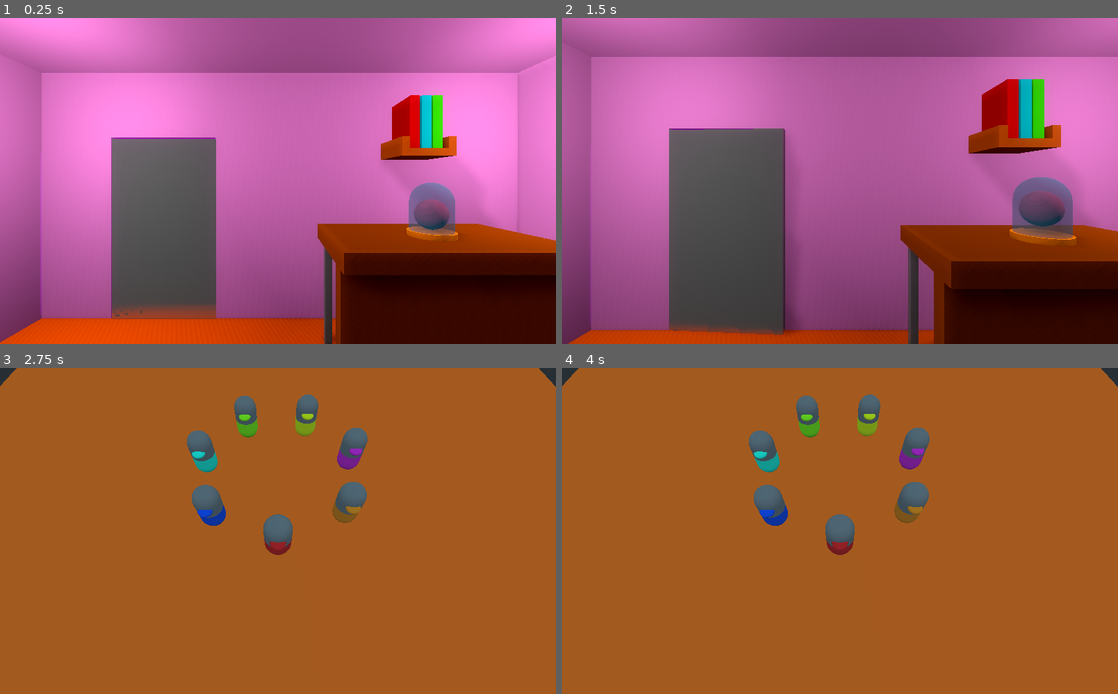
Above: before the commit, frames 1-4 (two rows, left to right).
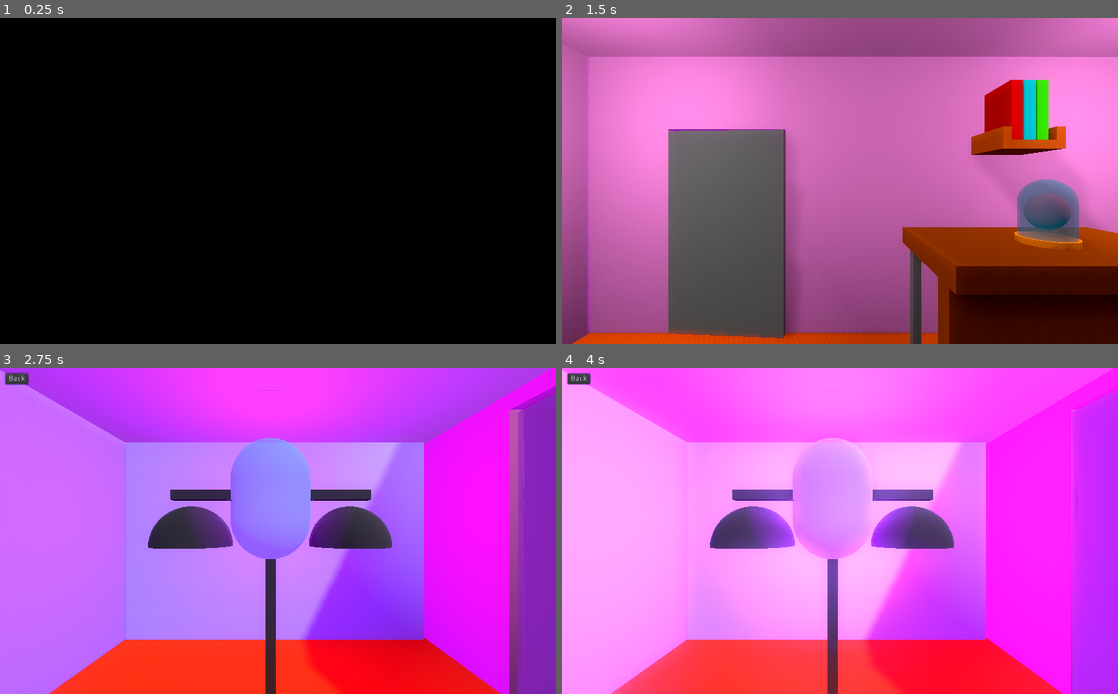
Above: after the commit, the same moments.

Repository: pedrotrschneider/mind-switches
Game: Godot game, scene res://scenes/app/app.tscn
Same seed, same stepped clock (60 frames per second), same inputs: the game is played once before the commit and once after it.
Inputs (mouse positions are in pixels of both pictures, inside the frame that each line leads up to):
- Up to frame 1 (0.25 s): no input
- Up to frame 2 (1.5 s): move the mouse to (962, 164) at 0.52 s; click (962, 164) at 0.67 s; tap Enter at 1.25 s; move the mouse to (728, 197) at 1.27 s; click (728, 197) at 1.42 s
- Up to frame 3 (2.75 s): move the mouse to (333, 459) at 2.02 s; click (333, 459) at 2.17 s
- Up to frame 4 (4 s): move the mouse to (812, 596) at 2.77 s; click (812, 596) at 2.92 s; move the mouse to (1006, 579) at 3.52 s; click (1006, 579) at 3.67 s

The runs differ from the first frame. In frame 1, 100% of the frame differs, in the area x 0-100%, y 0-100%; in frame 2, 45%; in frame 3, 100%; in frame 4, 100%.

Commit message:
✨ Implement level feature 3️⃣ - Add sandbox selection scene - Some changes on the main menu

Diff:
--- a/resources/level_data/level_data.gd
+++ b/resources/level_data/level_data.gd
@@ -5,3 +5,5 @@
 export(Enums.LevelType) var level_type;
 export(int) var num_bodies;
 export(Array, Color) var colors;
+export(Array, int) var initial_minds;
+export(Array, Array) var initial_switches;
--- /dev/null
+++ b/resources/level_data/sandbox_level.tres
@@ -0,0 +1,11 @@
+[gd_resource type="Resource" load_steps=2 format=2]
+
+[ext_resource path="res://resources/level_data/level_data.gd" type="Script" id=1]
+
+[resource]
+script = ExtResource( 1 )
+level_type = 1
+num_bodies = 0
+colors = [  ]
+initial_minds = [  ]
+initial_switches = [  ]
--- a/resources/level_data/test_level.tres
+++ b/resources/level_data/test_level.tres
@@ -7,3 +7,5 @@
 level_type = 1
 num_bodies = 7
 colors = [ Color( 0.890196, 0.129412, 0.129412, 1 ), Color( 0.027451, 0.305882, 0.87451, 1 ), Color( 0.105882, 0.94902, …(228 unchanged characters)…
+initial_minds = [ 0, 1, 2, 3, 4, 5, 6, 7, 8 ]
+initial_switches = [  ]
--- a/scenes/app/app.gd
+++ b/scenes/app/app.gd
@@ -2,19 +2,22 @@
 
 var _garbage;
 
+export(Resource) onready var _runtime_data = _runtime_data as RuntimeData;
 export(NodePath) onready var _animation_player = get_node(_animation_player) as AnimationPlayer;
 export(NodePath) onready var _fade_rect = get_node(_fade_rect) as ColorRect;
 
 onready var _main_menu_res: Resource = preload("res://scenes/main_menu_scenes/main_menu/main_menu.tscn");
 onready var _level_res: Resource = preload("res://scenes/game_scenes/level/level.tscn");
+onready var _sandbox_creator_res: Resource = preload("res://scenes/game_scenes/sandbox_level_creator/sandbox_level_creator.tscn");
 
 func _ready():
+	_garbage = GameEvents.connect("go_to_level", self, "_on_go_to_level");
+	_garbage = GameEvents.connect("go_to_sandbox_creator", self, "_on_go_to_sandbox_creator");
+	_garbage = GameEvents.connect("fade_in", self, "_on_fade_in");
+	_garbage = GameEvents.connect("fade_out", self, "_on_fade_out");
+
 	var main_menu_instance = _main_menu_res.instance();
 	self.add_child(main_menu_instance);
-
-	_garbage = GameEvents.connect("go_to_level", self, "_on_go_to_level");
-	_garbage = GameEvents.connect("fade_in", self, "_on_fade_in");
-	_garbage = GameEvents.connect("fade_out", self, "_on_fade_out");
 
 
 func _on_fade_in(duration: float) -> void:
@@ -31,8 +34,19 @@
 	_fade_rect.hide();
 
 
-func _on_go_to_level() -> void:
+func _on_go_to_level(level_data: LevelData) -> void:
 	self.get_child(get_child_count() - 1).queue_free();
 
 	var level_instance = _level_res.instance();
+	level_instance.level_data = level_data;
 	self.add_child(level_instance);
+
+
+func _on_go_to_sandbox_creator() -> void:
+	self.get_child(get_child_count() - 1).queue_free();
+
+	var sandbox_creator_instance = _sandbox_creator_res.instance();
+	self.add_child(sandbox_creator_instance);
+
+	_runtime_data.current_gameplay_state = Enums.GameplayStates.LEVEL;
+	_runtime_data.current_level_state = Enums.LevelStates.SELECTING;
--- a/scenes/app/app.tscn
+++ b/scenes/app/app.tscn
@@ -1,10 +1,11 @@
-[gd_scene load_steps=8 format=2]
+[gd_scene load_steps=9 format=2]
 
 [ext_resource path="res://scenes/app/app.gd" type="Script" id=1]
 [ext_resource path="res://scenes/app/back_button.gd" type="Script" id=2]
 [ext_resource path="res://scenes/app/confirm_button.gd" type="Script" id=3]
 [ext_resource path="res://scenes/app/finish_switches.gd" type="Script" id=4]
 [ext_resource path="res://scenes/app/reset_minds.gd" type="Script" id=5]
+[ext_resource path="res://resources/runtime_data/runtime_data.tres" type="Resource" id=6]
 
 [sub_resource type="Animation" id=1]
 resource_name = "FadeIn"
@@ -15,10 +16,10 @@
 tracks/0/imported = false
 tracks/0/enabled = true
 tracks/0/keys = {
-"times": PoolRealArray( 0, 1 ),
-"transitions": PoolRealArray( 1, 1 ),
+"times": PoolRealArray( 0, 0.3, 1 ),
+"transitions": PoolRealArray( 1, 1, 1 ),
 "update": 0,
-"values": [ Color( 0, 0, 0, 1 ), Color( 0, 0, 0, 0 ) ]
+"values": [ Color( 0, 0, 0, 1 ), Color( 0, 0, 0, 1 ), Color( 0, 0, 0, 0 ) ]
 }
 
 [sub_resource type="Animation" id=2]
@@ -37,6 +38,7 @@
 
 [node name="App" type="Spatial"]
 script = ExtResource( 1 )
+_runtime_data = ExtResource( 6 )
 _animation_player = NodePath("AnimationPlayer")
 _fade_rect = NodePath("CanvasLayer/Fade")
 
@@ -94,7 +96,7 @@
 visible = false
 anchor_right = 1.0
 anchor_bottom = 1.0
-color = Color( 0, 0, 0, 0 )
+color = Color( 0, 0, 0, 1 )
 __meta__ = {
 "_edit_use_anchors_": false
 }
--- a/scenes/game_scenes/level/level.gd
+++ b/scenes/game_scenes/level/level.gd
@@ -3,12 +3,11 @@
 var _garbage;
 
 export(Resource) onready var _runtime_data = _runtime_data as RuntimeData;
-export(Resource) onready var _level_data = _level_data as LevelData;
 export(NodePath) onready var _center_position = get_node(_center_position) as Position3D;
 export(NodePath) onready var _extra1_position = get_node(_extra1_position) as Position3D;
 export(NodePath) onready var _extra2_position = get_node(_extra2_position) as Position3D;
 
-
+var level_data:LevelData;
 onready var _body_scene_res: Resource = preload("res://scenes/game_scenes/body/body.tscn");
 var _num_bodies: int;
 var _colors = [];
@@ -27,14 +26,19 @@
 	_garbage = GameEvents.connect("finish_switches_button_pressed", self, "_on_finish_switches_button_pressed");
 	_garbage = GameEvents.connect("reset_minds_button_pressed", self, "_on_reset_minds_button_pressed");
 
-	_num_bodies = _level_data.num_bodies;
-	_colors = _level_data.colors;
+	_num_bodies = level_data.num_bodies;
+	_colors = level_data.colors;
 
 	_bodies.resize(_num_bodies + 2);
 	_minds.resize(_num_bodies + 2);
 
+	_minds = level_data.initial_minds;
+	for b in (_num_bodies + 2):
+		_bodies[b] = b;
+	_switches_buffer = level_data.initial_switches;
+
 	var r: float = 5;
-	var sep: float = 360 / _num_bodies;
+	var sep: float = 360.0 / float(_num_bodies);
 	var a: float = 0;
 	for b in _num_bodies:
 		var posX: float = _center_position.global_transform.origin.x + r * cos(deg2rad(a));
@@ -46,10 +50,6 @@
 		body_instance.index = b;
 		body_instance.mind_color = _colors[b];
 		body_instance.body_color = _colors[b];
-#		body_instance.look_at(_center_position.global_transform.origin, Vector3.UP);
-
-		_bodies[b] = b;
-		_minds[b] = b;
 
 		a += sep;
 
@@ -60,8 +60,6 @@
 	body_instance.mind_color = _colors[_num_bodies];
 	body_instance.body_color = _colors[_num_bodies];
 	body_instance.hide();
-	_bodies[_num_bodies] = _num_bodies;
-	_minds[_num_bodies] = _num_bodies;
 
 	body_instance = _body_scene_res.instance();
 	self.add_child(body_instance);
@@ -70,8 +68,9 @@
 	body_instance.mind_color = _colors[_num_bodies + 1];
 	body_instance.body_color = _colors[_num_bodies + 1];
 	body_instance.hide();
-	_bodies[_num_bodies + 1] = _num_bodies + 1;
-	_minds[_num_bodies + 1] = _num_bodies + 1;
+
+	if(level_data.level_type == Enums.LevelType.LEVEL):
+		_on_finish_switches_button_pressed();
 
 
 func _on_body_selected(index) -> void:
--- /dev/null
+++ b/scenes/game_scenes/sandbox_level_creator/sandbox_level_creator.gd
@@ -0,0 +1,39 @@
+extends Control
+
+export(NodePath) onready var _text_input = get_node(_text_input) as LineEdit;
+export(Resource) onready var _level_data = _level_data as LevelData;
+
+var _colors = [
+	Color.red,
+	Color.blue,
+	Color.green,
+	Color.cyan,
+	Color.purple,
+	Color.pink,
+	Color.brown,
+	Color.gray,
+	Color.black,
+	Color.white,
+	Color.orange,
+	Color.aliceblue
+];
+
+
+func _ready() -> void:
+	GameEvents.emit_fade_in_signal(0.6);
+
+
+func _on_Button_pressed():
+	var num_bodies: int = int(_text_input.text);
+	_level_data.num_bodies = num_bodies;
+	_level_data.colors.resize(num_bodies + 2);
+	_level_data.initial_minds.resize(num_bodies + 2);
+
+	for b in (num_bodies + 2):
+		_level_data.colors[b] = _colors[b];
+		_level_data.initial_minds[b] = b;
+
+	_level_data.initial_switches = [];
+	GameEvents.emit_fade_out_signal(0.6);
+	yield(get_tree().create_timer(0.6), "timeout");
+	GameEvents.emit_go_to_level_signal(_level_data);
--- /dev/null
+++ b/scenes/game_scenes/sandbox_level_creator/sandbox_level_creator.tscn
@@ -0,0 +1,45 @@
+[gd_scene load_steps=3 format=2]
+
+[ext_resource path="res://scenes/game_scenes/sandbox_level_creator/sandbox_level_creator.gd" type="Script" id=1]
+[ext_resource path="res://resources/level_data/sandbox_level.tres" type="Resource" id=2]
+
+[node name="SandboxLevelCreator" type="Control"]
+anchor_right = 1.0
+anchor_bottom = 1.0
+script = ExtResource( 1 )
+__meta__ = {
+"_edit_use_anchors_": false
+}
+_text_input = NodePath("LineEdit")
+_level_data = ExtResource( 2 )
+
+[node name="Label" type="Label" parent="."]
+margin_left = 338.801
+margin_top = 238.708
+margin_right = 502.801
+margin_bottom = 252.708
+text = "Select number of bodies: "
+__meta__ = {
+"_edit_use_anchors_": false
+}
+
+[node name="LineEdit" type="LineEdit" parent="."]
+margin_left = 501.652
+margin_top = 238.708
+margin_right = 559.651
+margin_bottom = 262.708
+
+[node name="Button" type="Button" parent="."]
+anchor_left = 1.0
+anchor_top = 1.0
+anchor_right = 1.0
+anchor_bottom = 1.0
+margin_left = -79.1436
+margin_top = -35.874
+margin_right = -17.1436
+margin_bottom = -15.874
+text = "Confirm"
+__meta__ = {
+"_edit_use_anchors_": false
+}
+[connection signal="pressed" from="Button" to="." method="_on_Button_pressed"]
--- a/scenes/main_menu_scenes/brain/brain.tscn
+++ b/scenes/main_menu_scenes/brain/brain.tscn
@@ -1,16 +1,33 @@
-[gd_scene load_steps=7 format=2]
+[gd_scene load_steps=9 format=2]
 
-[sub_resource type="CylinderMesh" id=6]
+[sub_resource type="CylinderMesh" id=1]
 height = 0.3
 
 [sub_resource type="SpatialMaterial" id=2]
 albedo_color = Color( 1, 0.560784, 0, 1 )
 
 [sub_resource type="SpatialMaterial" id=3]
+flags_transparent = true
+albedo_color = Color( 0, 0.847059, 1, 0.623529 )
+metallic = 0.79
+
+[sub_resource type="CapsuleMesh" id=4]
+radius = 0.9
+mid_height = 3.0
+
+[sub_resource type="SpatialMaterial" id=5]
+flags_transparent = true
+albedo_color = Color( 0.239216, 0.980392, 1, 0.301961 )
+metallic = 0.79
+
+[sub_resource type="CapsuleMesh" id=6]
+radius = 0.8
+mid_height = 3.0
+
+[sub_resource type="SpatialMaterial" id=7]
 albedo_color = Color( 1, 0.4, 0.623529, 1 )
 
-[sub_resource type="Animation" id=4]
-resource_name = "FloatingBrain"
+[sub_resource type="Animation" id=8]
 length = 4.0
 loop = true
 tracks/0/type = "value"
@@ -26,38 +43,39 @@
 "values": [ Vector3( 0, 0.871115, 0 ), Vector3( 0, 1.22328, 0 ), Vector3( 0, 0.871115, 0 ) ]
 }
 
-[sub_resource type="SpatialMaterial" id=1]
-flags_transparent = true
-albedo_color = Color( 0, 0.847059, 1, 0.623529 )
-metallic = 0.79
-
-[sub_resource type="CapsuleMesh" id=5]
-radius = 0.9
-mid_height = 3.0
-
 [node name="Brain" type="Spatial"]
 
 [node name="Base" type="MeshInstance" parent="."]
+mesh = SubResource( 1 )
+material/0 = SubResource( 2 )
+
+[node name="Glass" type="CSGMesh" parent="."]
+transform = Transform( 1, 0, 0, 0, -1.62921e-07, -1, 0, 1, -1.62921e-07, 0, 0, 0 )
+material_override = SubResource( 3 )
+mesh = SubResource( 4 )
+
+[node name="CSGBox" type="CSGBox" parent="Glass"]
+transform = Transform( 1, 0, 0, 0, 1, 0, 0, 0, 1, 0, 2.13224e-07, 1.30876 )
+operation = 2
+depth = 2.44018
+
+[node name="Glass2" type="CSGMesh" parent="."]
+transform = Transform( 1, 0, 0, 0, -1.62921e-07, -1, 0, 1, -1.62921e-07, 0, 0, 0 )
+material_override = SubResource( 5 )
 mesh = SubResource( 6 )
-material/0 = SubResource( 2 )
+
+[node name="CSGBox" type="CSGBox" parent="Glass2"]
+transform = Transform( 1, 0, 0, 0, 1, 0, 0, 0, 1, 0, 2.13224e-07, 1.30876 )
+operation = 2
+depth = 2.44018
 
 [node name="Brain" type="CSGSphere" parent="."]
 transform = Transform( 1, 0, 0, 0, 1, 0, 0, 0, 1, 0, 0.871115, 0 )
-material_override = SubResource( 3 )
+material_override = SubResource( 7 )
 radius = 0.7
 radial_segments = 32
 rings = 16
 
 [node name="AnimationPlayer" type="AnimationPlayer" parent="."]
 autoplay = "FloatingBrain"
-anims/FloatingBrain = SubResource( 4 )
-
-[node name="Glass" type="CSGMesh" parent="."]
-transform = Transform( 1, 0, 0, 0, -1.62921e-07, -1, 0, 1, -1.62921e-07, 0, 0, 0 )
-material_override = SubResource( 1 )
-mesh = SubResource( 5 )
-
-[node name="CSGBox" type="CSGBox" parent="Glass"]
-transform = Transform( 1, 0, 0, 0, 1, 0, 0, 0, 1, 0, 2.13224e-07, 1.30876 )
-operation = 2
-depth = 2.44018
+anims/FloatingBrain = SubResource( 8 )
--- a/scenes/main_menu_scenes/door/door.gd
+++ b/scenes/main_menu_scenes/door/door.gd
@@ -1,10 +1,14 @@
 extends Spatial
+
+var _garbage;
 
 export(Resource) onready var _runtime_data = _runtime_data as RuntimeData;
 export(NodePath) onready var _animation_player = get_node(_animation_player) as AnimationPlayer;
 
 
 func _ready() -> void:
+	_garbage = GameEvents.connect("open_door", self, "_on_open_door");
+	_garbage = GameEvents.connect("close_door", self, "_on_close_door");
 	pass
 
 
@@ -28,3 +32,11 @@
 				GameEvents.emit_door_selected_signal();
 				_runtime_data.current_gameplay_state = Enums.GameplayStates.ANIMATING;
 				_runtime_data.current_main_menu_state = Enums.MainMenuState.DOOR_SELECTED;
+
+
+func _on_open_door() -> void:
+	_animation_player.play("DoorOpen");
+
+
+func _on_close_door() -> void:
+	_animation_player.play_backwards("DoorOpen");
--- /dev/null
+++ b/scenes/main_menu_scenes/machine/machine.gd
@@ -0,0 +1,23 @@
+extends CSGBox
+
+export(Resource) onready var _runtime_data = _runtime_data as RuntimeData;
+
+
+func _ready():
+	pass
+
+
+func _on_HelmetArea1_input_event(_camera, event, _click_position, _click_normal, _shape_idx):
+	if(_runtime_data.current_gameplay_state == Enums.GameplayStates.MAIN_MENU\
+		&& _runtime_data.current_main_menu_state == Enums.MainMenuState.SELECTING_LEVEL_TYPE):
+		if(event is InputEventMouseButton):
+			if(event.button_index == BUTTON_LEFT && event.pressed):
+				GameEvents.emit_game_type_sandbox_selected_signal();
+
+
+func _on_HelmetAera2_input_event(_camera, event, _click_position, _click_normal, _shape_idx):
+	if(_runtime_data.current_gameplay_state == Enums.GameplayStates.MAIN_MENU\
+		&& _runtime_data.current_main_menu_state == Enums.MainMenuState.SELECTING_LEVEL_TYPE):
+		if(event is InputEventMouseButton):
+			if(event.button_index == BUTTON_LEFT && event.pressed):
+				GameEvents.emit_game_type_level_selected_signal();
--- /dev/null
+++ b/scenes/main_menu_scenes/machine/machine.tscn
@@ -0,0 +1,97 @@
+[gd_scene load_steps=8 format=2]
+
+[ext_resource path="res://scenes/main_menu_scenes/machine/machine.gd" type="Script" id=1]
+[ext_resource path="res://resources/runtime_data/runtime_data.tres" type="Resource" id=2]
+
+[sub_resource type="SpatialMaterial" id=1]
+albedo_color = Color( 0.411765, 0.411765, 0.411765, 1 )
+metallic = 0.52
+metallic_specular = 0.64
+
+[sub_resource type="CapsuleMesh" id=2]
+
+[sub_resource type="SpatialMaterial" id=3]
+flags_transparent = true
+albedo_color = Color( 0.321569, 0.823529, 1, 0.533333 )
+
+[sub_resource type="SphereShape" id=6]
+
+[sub_resource type="SphereShape" id=7]
+
+[node name="Machine" type="CSGBox"]
+transform = Transform( 1, 0, 0, 0, 1, 0, 0, 0, 1, 0, 2.5, 0 )
+cast_shadow = 0
+width = 0.25
+height = 5.0
+depth = 0.25
+material = SubResource( 1 )
+script = ExtResource( 1 )
+_runtime_data = ExtResource( 2 )
+
+[node name="Container" type="CSGMesh" parent="."]
+transform = Transform( 1, 0, 0, 0, -1.62921e-07, -1, 0, 1, -1.62921e-07, 0, 2.37969, 0 )
+cast_shadow = 0
+mesh = SubResource( 2 )
+material = SubResource( 3 )
+
+[node name="HorBeam" type="CSGBox" parent="."]
+transform = Transform( 1, 0, 0, 0, 1, 0, 0, 0, 1, 0, 2.5, 0 )
+cast_shadow = 0
+width = 0.25
+height = 0.25
+depth = 5.0
+material = SubResource( 1 )
+
+[node name="Helmet1" type="CSGSphere" parent="."]
+transform = Transform( 1, 0, 0, 0, 1, 0, 0, 0, 1, 0, 1.21009, 1.97707 )
+cast_shadow = 0
+radial_segments = 32
+rings = 32
+material = SubResource( 1 )
+
+[node name="CSGBox" type="CSGBox" parent="Helmet1"]
+transform = Transform( 1, 0, 0, 0, 1, 0, 0, 0, 1, 0, -1, 0 )
+cast_shadow = 0
+operation = 2
+material = SubResource( 1 )
+
+[node name="CSGSphere" type="CSGSphere" parent="Helmet1"]
+cast_shadow = 0
+operation = 2
+radius = 0.9
+radial_segments = 32
+rings = 32
+material = SubResource( 1 )
+
+[node name="HelmetArea1" type="Area" parent="Helmet1"]
+
+[node name="CollisionShape" type="CollisionShape" parent="Helmet1/HelmetArea1"]
+shape = SubResource( 6 )
+
+[node name="Helmet2" type="CSGSphere" parent="."]
+transform = Transform( 1, 0, 0, 0, 1, 0, 0, 0, 1, 0, 1.21, -1.977 )
+cast_shadow = 0
+radial_segments = 32
+rings = 32
+material = SubResource( 1 )
+
+[node name="CSGBox" type="CSGBox" parent="Helmet2"]
+transform = Transform( 1, 0, 0, 0, 1, 0, 0, 0, 1, 0, -1, 0 )
+cast_shadow = 0
+operation = 2
+material = SubResource( 1 )
+
+[node name="CSGSphere" type="CSGSphere" parent="Helmet2"]
+cast_shadow = 0
+operation = 2
+radius = 0.9
+radial_segments = 32
+rings = 32
+material = SubResource( 1 )
+
+[node name="HelmetAera2" type="Area" parent="Helmet2"]
+
+[node name="CollisionPolygon" type="CollisionShape" parent="Helmet2/HelmetAera2"]
+shape = SubResource( 7 )
+[connection signal="input_event" from="Helmet1/HelmetArea1" to="." method="_on_HelmetArea1_input_event"]
+[connection signal="input_event" from="Helmet2/HelmetAera2" to="." method="_on_HelmetAera2_input_event"]
--- a/scenes/main_menu_scenes/main_menu/main_menu.gd
+++ b/scenes/main_menu_scenes/main_menu/main_menu.gd
@@ -11,6 +11,10 @@
 	_garbage = GameEvents.connect("bookshelf_selectd", self, "_on_bookshelf_selectd");
 	_garbage = GameEvents.connect("book_selected", self, "_on_book_selected");
 	_garbage = GameEvents.connect("door_selected", self, "_on_door_selected");
+	_garbage = GameEvents.connect("game_type_level_selected", self, "_on_game_type_level_selected");
+	_garbage = GameEvents.connect("game_type_sandbox_selected", self, "_on_game_type_sandbox_selected");
+
+	GameEvents.emit_fade_in_signal(1);
 
 
 func _on_back_button_pressed() -> void:
@@ -19,6 +23,15 @@
 			_camera_animation_player.play_backwards("SelectedShelf");
 		elif(_runtime_data.current_main_menu_state == Enums.MainMenuState.BOOK_SELECTED):
 			_camera_animation_player.play_backwards("BookSelected");
+	elif(_runtime_data.current_gameplay_state == Enums.GameplayStates.MAIN_MENU):
+		if(_runtime_data.current_main_menu_state == Enums.MainMenuState.SELECTING_LEVEL_TYPE):
+			GameEvents.emit_hide_back_button_signal();
+			GameEvents.emit_open_door_signal();
+			yield(get_tree().create_timer(0.2), "timeout");
+			_camera_animation_player.play_backwards("DoorSelected");
+			yield(_camera_animation_player, "animation_finished");
+			_runtime_data.current_main_menu_state = Enums.MainMenuState.SELECTING;
+			GameEvents.emit_close_door_signal();
 
 
 func _on_bookshelf_selectd() -> void:
@@ -37,8 +50,20 @@
 
 
 func _on_door_selected() -> void:
-	GameEvents.emit_fade_out_signal(0.6);
 	_camera_animation_player.play("DoorSelected");
 	yield(_camera_animation_player, "animation_finished");
-	_runtime_data.current_gameplay_state = Enums.GameplayStates.LEVEL;
-	GameEvents.emit_go_to_level_signal();
+	GameEvents.emit_close_door_signal();
+	_runtime_data.current_gameplay_state = Enums.GameplayStates.MAIN_MENU;
+	_runtime_data.current_main_menu_state = Enums.MainMenuState.SELECTING_LEVEL_TYPE;
+	GameEvents.emit_show_back_button_signal();
+
+
+func _on_game_type_level_selected() -> void:
+	print("game type level selected");
+
+
+func _on_game_type_sandbox_selected() -> void:
+	GameEvents.emit_hide_back_button_signal();
+	GameEvents.emit_fade_out_signal(0.6);
+	yield(get_tree().create_timer(0.6), "timeout");
+	GameEvents.emit_go_to_sandbox_creator_signal();
--- a/scenes/main_menu_scenes/main_menu/main_menu.tscn
+++ b/scenes/main_menu_scenes/main_menu/main_menu.tscn
@@ -8,6 +8,7 @@
 [ext_resource path="res://scenes/main_menu_scenes/main_menu/main_menu.gd" type="Script" id=6]
 [ext_resource path="res://scenes/main_menu_scenes/table/table.tscn" type="PackedScene" id=7]
 [ext_resource path="res://scenes/main_menu_scenes/brain/brain.tscn" type="PackedScene" id=8]
+[ext_resource path="res://scenes/main_menu_scenes/machine/machine.tscn" type="PackedScene" id=9]
 
 [sub_resource type="Animation" id=1]
 length = 0.4
@@ -41,7 +42,6 @@
 }
 
 [sub_resource type="Animation" id=3]
-length = 0.6
 tracks/0/type = "value"
 tracks/0/path = NodePath("Camera:translation")
 tracks/0/interp = 1
@@ -49,10 +49,22 @@
 tracks/0/imported = false
 tracks/0/enabled = true
 tracks/0/keys = {
-"times": PoolRealArray( 0, 0.6 ),
+"times": PoolRealArray( 0, 1 ),
 "transitions": PoolRealArray( 1, 1 ),
 "update": 0,
-"values": [ Vector3( 21.3, 14, 0 ), Vector3( -0.047904, 10.7774, 11.616 ) ]
+"values": [ Vector3( 21.3, 14, 0 ), Vector3( -17.7511, 10.7774, 20.9659 ) ]
+}
+tracks/1/type = "value"
+tracks/1/path = NodePath("Camera:rotation_degrees")
+tracks/1/interp = 1
+tracks/1/loop_wrap = true
+tracks/1/imported = false
+tracks/1/enabled = true
+tracks/1/keys = {
+"times": PoolRealArray( 0, 0.5, 1 ),
+"transitions": PoolRealArray( 1, 1, 1 ),
+"update": 0,
+"values": [ Vector3( 0, 90, 0 ), Vector3( 0, 90, 0 ), Vector3( 0, 0, 0 ) ]
 }
 
 [sub_resource type="Animation" id=4]
@@ -67,6 +79,18 @@
 "transitions": PoolRealArray( 1, 1 ),
 "update": 0,
 "values": [ Vector3( 21.3, 14, 0 ), Vector3( 6.551, 18.85, -12.57 ) ]
+}
+tracks/1/type = "value"
+tracks/1/path = NodePath("Camera:rotation_degrees")
+tracks/1/interp = 1
+tracks/1/loop_wrap = true
+tracks/1/imported = false
+tracks/1/enabled = true
+tracks/1/keys = {
+"times": PoolRealArray( 0, 1 ),
+"transitions": PoolRealArray( 1, 1 ),
+"update": 0,
+"values": [ Vector3( 0, 90, 0 ), Vector3( 0, 90, 0 ) ]
 }
 
 [sub_resource type="Environment" id=5]
@@ -136,22 +160,25 @@
 _animation_player = NodePath("AnimationPlayer")
 
 [node name="PurpleLight" type="OmniLight" parent="SmallRoomLighting"]
-transform = Transform( 1, 0, 0, 0, 1, 0, 0, 0, 1, -20.8297, 8.66017, 11.6423 )
+transform = Transform( 1, 0, 0, 0, 1, 0, 0, 0, 1, -18.2265, 12.5527, 6.58514 )
 light_color = Color( 0.756863, 0.2, 0.984314, 1 )
-light_energy = 2.5
+light_energy = 3.0
 light_indirect_energy = 0.0
 light_specular = 1.0
 shadow_enabled = true
 shadow_bias = 0.0
 shadow_reverse_cull_face = true
-omni_range = 23.8249
+omni_range = 32.2625
 omni_attenuation = 0.241484
 
 [node name="AnimationPlayer" type="AnimationPlayer" parent="SmallRoomLighting"]
 anims/OscilatingLight = SubResource( 1 )
 
+[node name="Machine" parent="." instance=ExtResource( 9 )]
+transform = Transform( -4.07302e-07, 0, 2.5, 0, 2.5, 0, -2.5, 0, -4.07302e-07, -18.2139, 6.80126, 6.1853 )
+
 [node name="Camera" type="Camera" parent="."]
-transform = Transform( -4.37114e-08, 0, 1, 0, 1, 0, -1, 0, -4.37114e-08, 21.3, 14, 0 )
+transform = Transform( -1.62921e-07, 0, 1, 0, 1, 0, -1, 0, -1.62921e-07, 21.3, 14, 0 )
 
 [node name="AnimationPlayer" type="AnimationPlayer" parent="."]
 anims/BookSelected = SubResource( 2 )
--- a/singletons/enums.gd
+++ b/singletons/enums.gd
@@ -10,7 +10,8 @@
 	SELECTING,
 	BOOKSHELF_SELECTED,
 	BOOK_SELECTED,
-	DOOR_SELECTED
+	DOOR_SELECTED,
+	SELECTING_LEVEL_TYPE
 }
 
 enum LevelStates {
--- a/singletons/game_events.gd
+++ b/singletons/game_events.gd
@@ -30,12 +30,19 @@
 signal book_selected(z_global_pos);
 
 signal door_selected;
+signal open_door;
+signal close_door;
 
-signal go_to_level;
+signal game_type_level_selected;
+signal game_type_sandbox_selected;
 
 #------------------------------------
 # GAME SIGNALS
 #------------------------------------
+signal go_to_level(level_data);
+
+signal go_to_sandbox_creator;
+
 signal body_selected(index);
 
 signal rejected_switch;
@@ -96,6 +103,7 @@
 
 func emit_fade_out_signal(duration: float):
 	emit_signal("fade_out", duration);
+
 #------------------------------------
 # MAIN MENU EMITTERS
 #------------------------------------
@@ -111,12 +119,32 @@
 	emit_signal("door_selected");
 
 
-func emit_go_to_level_signal() -> void:
-	emit_signal("go_to_level");
+func emit_open_door_signal() -> void:
+	emit_signal("open_door");
+
+
+func emit_close_door_signal() -> void:
+	emit_signal("close_door");
+
+
+func emit_game_type_level_selected_signal() -> void:
+	emit_signal("game_type_level_selected");
+
+
+func emit_game_type_sandbox_selected_signal() -> void:
+	emit_signal("game_type_sandbox_selected");
 
 #------------------------------------
 # GAME EMITTERS
 #------------------------------------
+func emit_go_to_level_signal(level_data: LevelData) -> void:
+	emit_signal("go_to_level", level_data);
+
+
+func emit_go_to_sandbox_creator_signal() -> void:
+	emit_signal("go_to_sandbox_creator");
+
+
 func emit_body_selected_signal(index: int) -> void:
 	emit_signal("body_selected", index);
 
Not shown: 1 places in scenes/main_menu_scenes/main_menu/main_menu.tscn that only renumber resources
